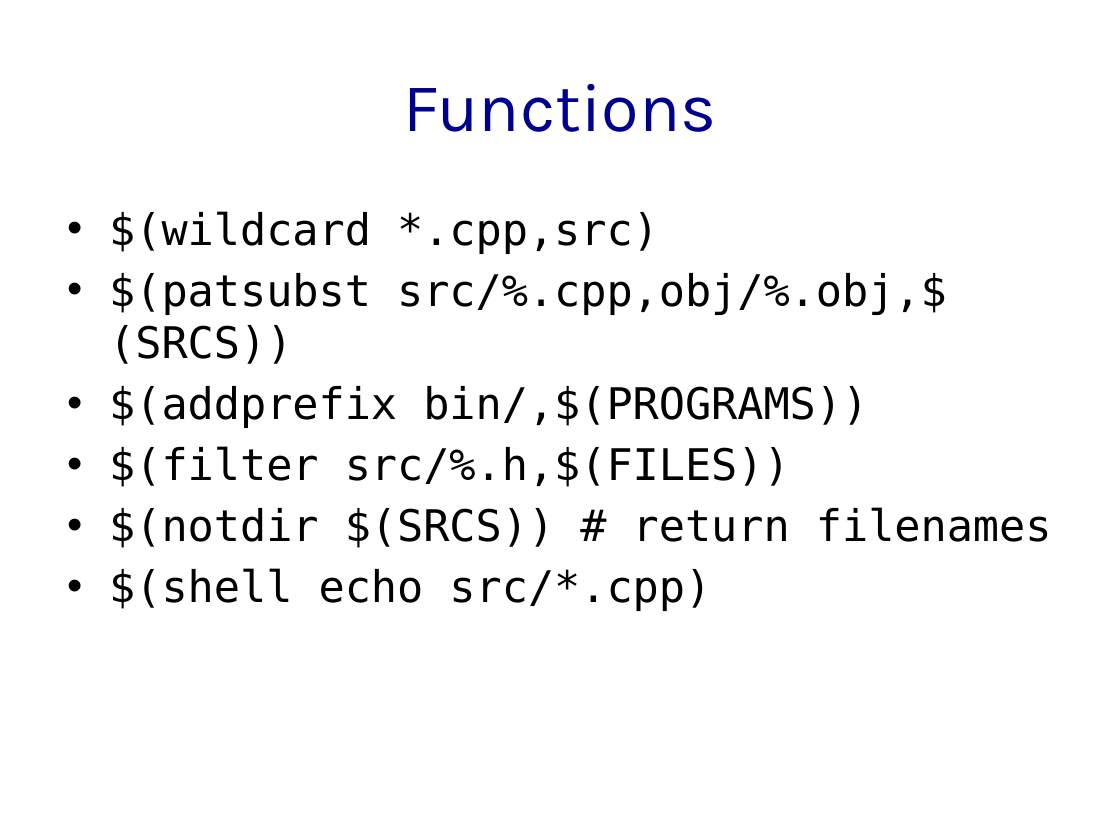
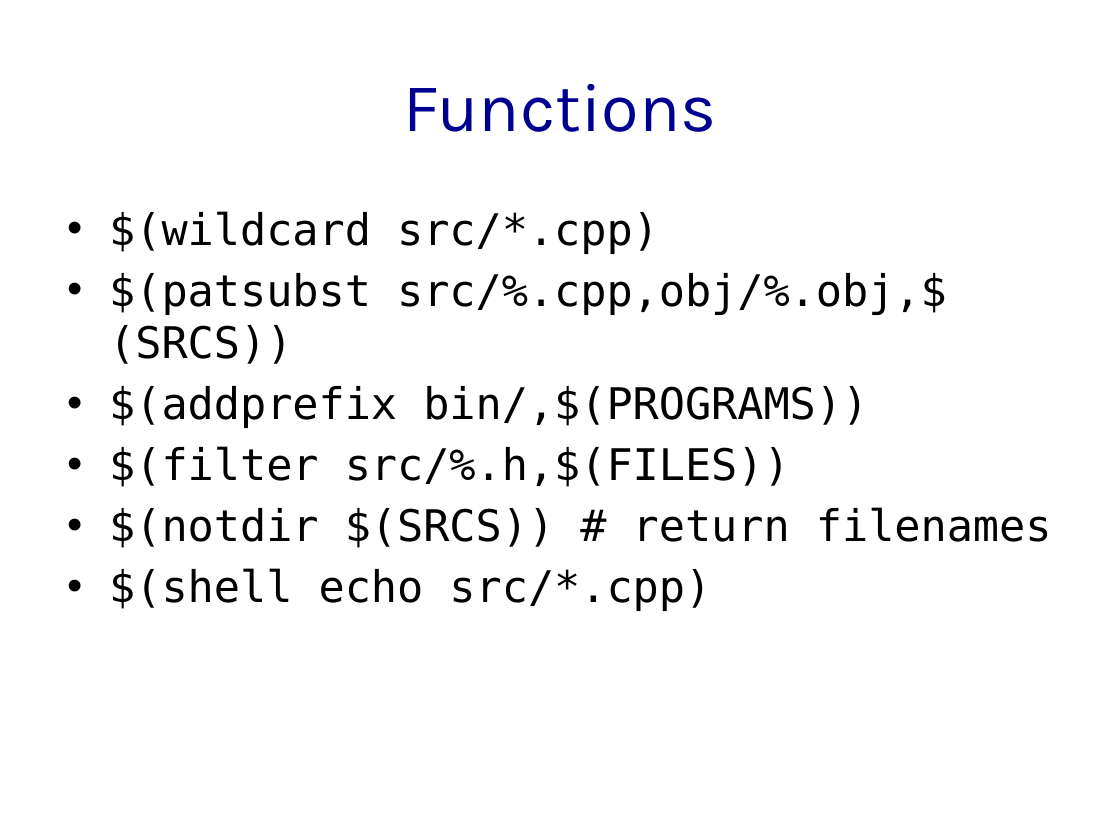
Before and after one commit to h8liu-archives/making-makefiles, a slide deck: slide 20 of slides.pptx. Drawn at 1120x840 pixels with LibreOffice and Linux fonts; fonts in the diff are those of the drawing. Boxes give left, top, right and bottom in pixels: in the first picture for what was removed or moved away, otherwise in the second. Text is boxed around its words. In the diff, an @@ line names an element or a change of style, - is before the commit and + after.

Commit message:
slides

```diff
--- a/slides.pptx
+++ b/slides.pptx
@@ text at box(109, 211, 659, 254): text changed @@
-• $(wildcard *.cpp,src)
+• $(wildcard src/*.cpp)
```
Also in this commit, not shown: 1 other slide changed.
